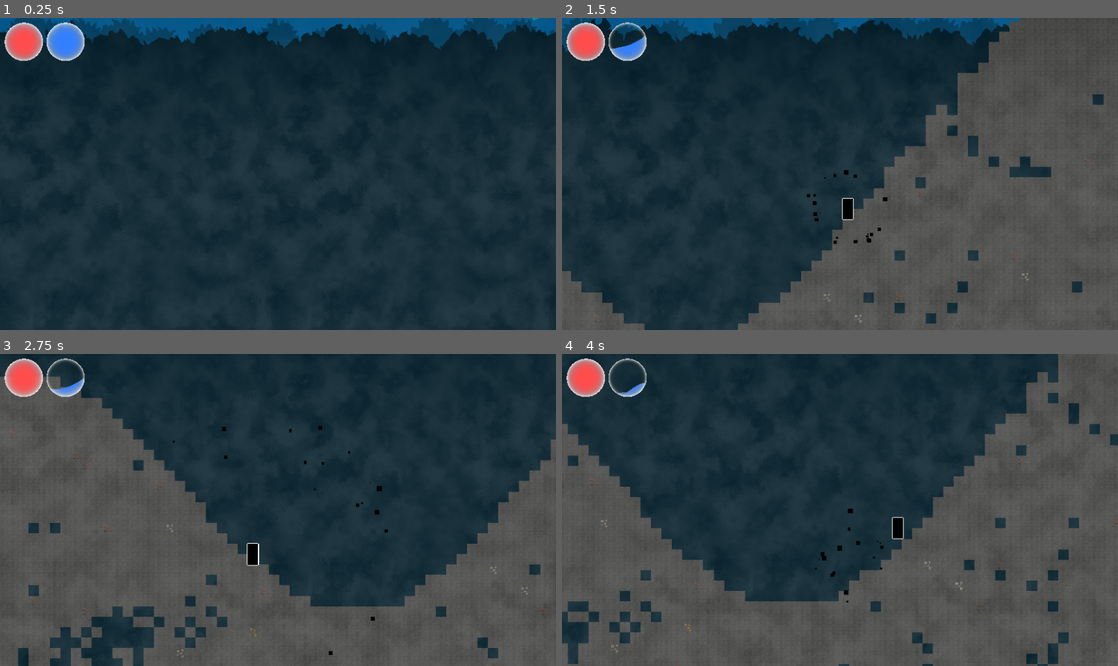
Above: before the commit, frames 1-4 (two rows, left to right).
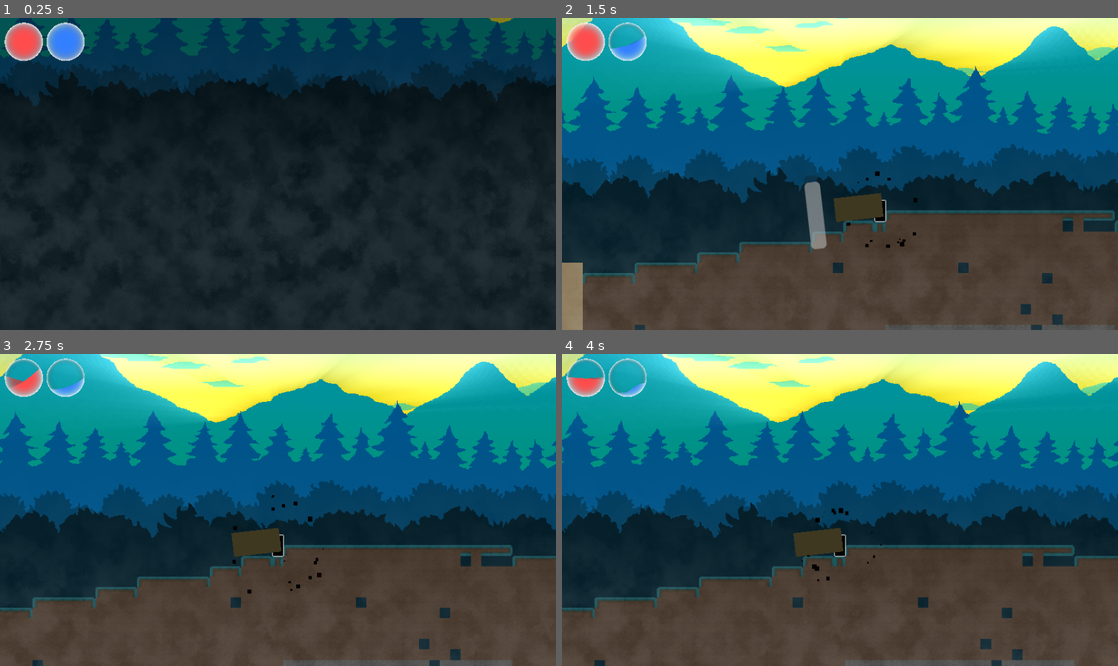
Above: after the commit, the same moments.

Repository: terriblepanic/first-game
Game: Godot game, scene res://scenes/Levels/cave_level.tscn
The game is run twice, just before and just after one commit, with the same random seed, the same clock (stepped at 60 frames per second) and the same inputs. This scene is started directly instead of the project's main scene.
Inputs (mouse positions are in pixels of both pictures, inside the frame that each line leads up to):
- Up to frame 1 (0.25 s): no input
- Up to frame 2 (1.5 s): tap Enter (ui_accept) at 0.5 s; move the mouse to (962, 158) at 0.52 s; hold D (move_right) 0.53-1.25 s; click (962, 158) at 0.6 s; tap Space (jump) at 0.77 s; drag from (728, 189) to (867, 192) at 1.27 s
- Up to frame 3 (2.75 s): move the mouse to (333, 441) at 2.02 s; hold A (move_left) from 2.03 s (still down); tap E (interact) at 2.1 s; click (333, 441) at 2.3 s
- Up to frame 4 (4 s): release A (move_left) at 2.75 s; drag from (812, 572) to (673, 463) at 2.77 s; move the mouse to (1006, 556) at 3.52 s; hold D (move_right) from 3.53 s (still down); tap L at 3.6 s; tap Space (jump) at 3.77 s; click (1006, 556) at 3.8 s

The runs differ from the first frame. In frame 1, 26% of the frame differs, in the area x 0-100%, y 0-100%; in frame 2, 84%; in frame 3, 90%; in frame 4, 88%.

Commit message:
preparation for fix

Diff:
--- a/items/wooden_pickaxe.tres
+++ b/items/wooden_pickaxe.tres
@@ -1,11 +1,13 @@
-[gd_resource type="Pickaxe" format=3 uid="uid://p3bic18cznlv"]
+[gd_resource type="Item" script_class="Pickaxe" load_steps=3 format=3 uid="uid://p3bic18c0nlv"]
 
-[ext_resource type="Script" path="res://scripts/pickaxe.gd" id="1"]
-[ext_resource type="Texture2D" path="res://assets/particles/player_attack.png" id="2"]
+[ext_resource type="Script" uid="uid://0x10n1xwo6xm" path="res://scripts/pickaxe.gd" id="1"]
+[ext_resource type="Texture2D" uid="uid://clx4va2ges768" path="res://assets/particles/player_attack.png" id="2"]
 
 [resource]
+resource_local_to_scene = false
+resource_name = ""
 script = ExtResource("1")
+mine_speed = 1.0
 name = "Wooden Pickaxe"
 icon = ExtResource("2")
 stack_size = 1
-mine_speed = 1.0
--- a/scenes/Levels/cave_level.tscn
+++ b/scenes/Levels/cave_level.tscn
@@ -1,7 +1,7 @@
 [gd_scene load_steps=20 format=3 uid="uid://citgr4h7kjmw2"]
 
 [ext_resource type="PackedScene" uid="uid://dolm0awkrgl7m" path="res://scenes/player.tscn" id="1"]
-[ext_resource type="Script" uid="uid://bo8rt7s20wgyr" path="res://scripts/world_map.gd" id="1_3p2gp"]
+[ext_resource type="Script" uid="uid://djn41588oxs12" path="res://scripts/cave_world.gd" id="1_7vjiv"]
 [ext_resource type="Texture2D" uid="uid://dd63kst26r5ds" path="res://assets/parallax_bg/paralax_bg_1_sky.png" id="3_q8u5g"]
 [ext_resource type="Texture2D" uid="uid://bmn82hvqpj7sw" path="res://assets/parallax_bg/paralax_bg_2_smallClouds.png" id="4_lhr70"]
 [ext_resource type="Script" uid="uid://dnjdjvavi217w" path="res://scripts/small_clouds.gd" id="4_wp0k4"]
@@ -30,7 +30,7 @@
 size = Vector2(32, 32)
 
 [node name="Main" type="Node"]
-script = ExtResource("1_3p2gp")
+script = ExtResource("1_7vjiv")
 
 [node name="Player" type="CanvasLayer" parent="."]
 layer = 2
